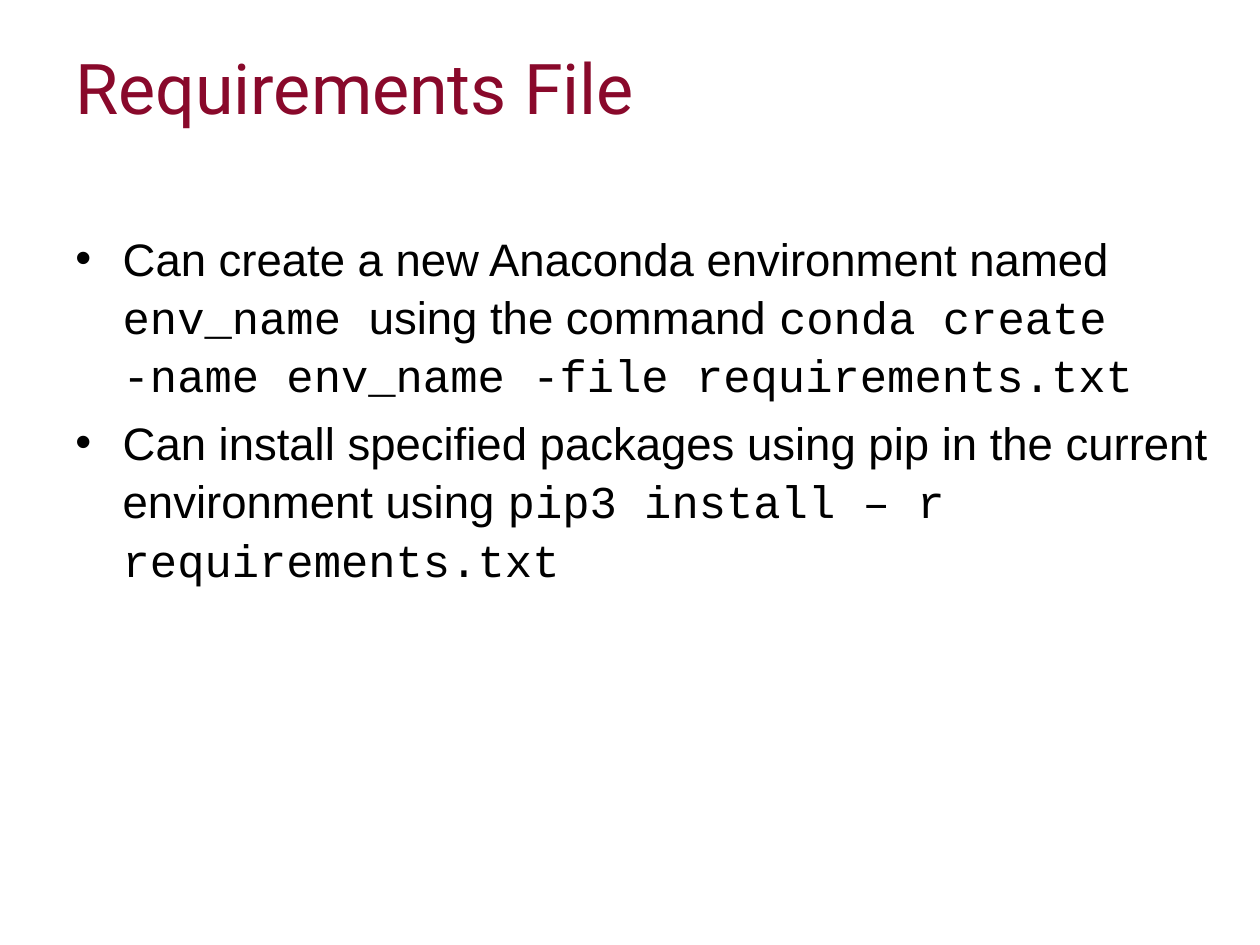
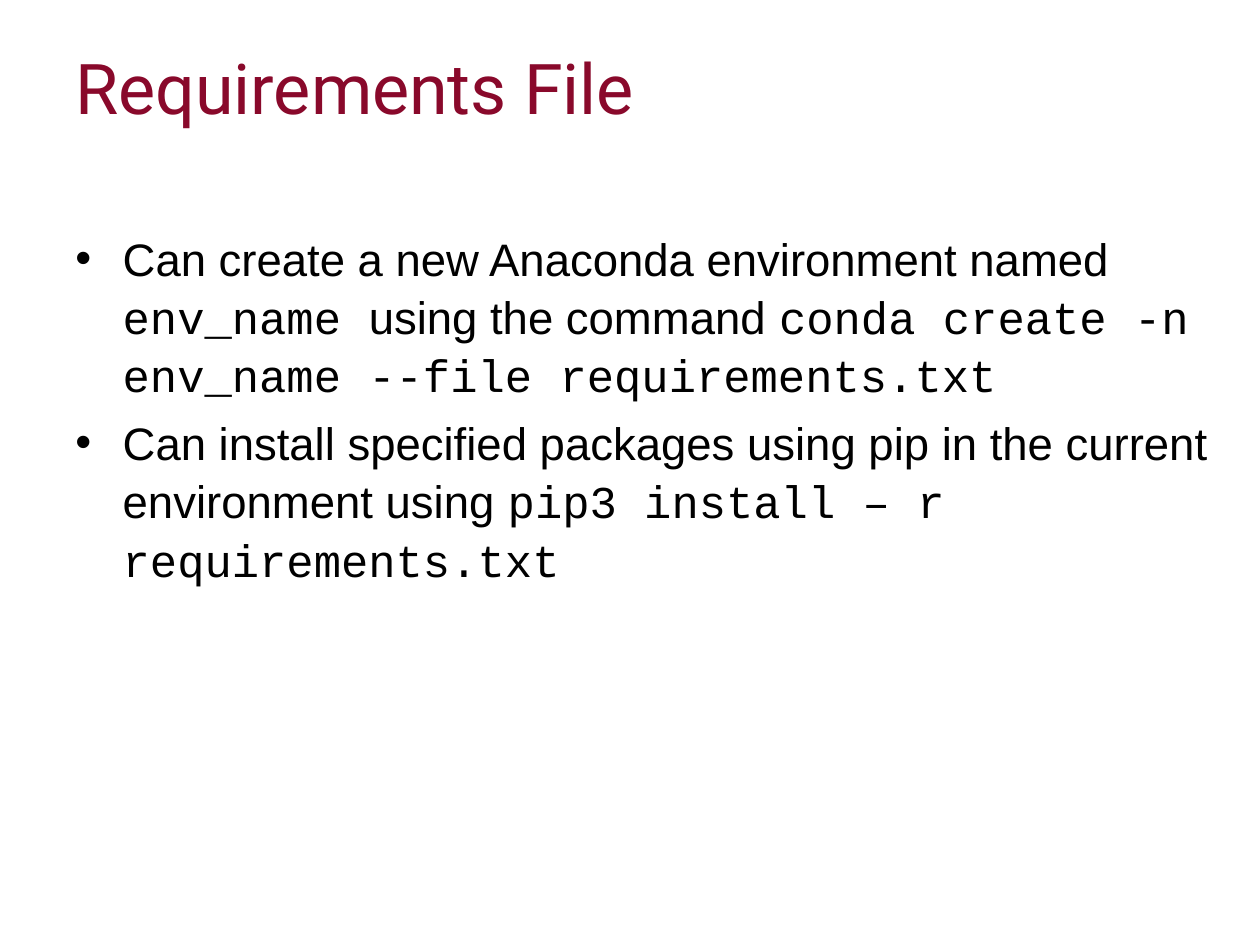
Before and after one commit to ImperialCollegeLondon/RCDS-managing-and-running-python-effectively, a slide deck: slide 17 of Managing and Running Python Effectively.pptx. Drawn at 1260x945 pixels with LibreOffice and Linux fonts; fonts in the diff are those of the drawing; background and template pictures are left out. Boxes give left, top, right and bottom in pixels: in the first picture for what was removed or moved away, otherwise in the second. Text is boxed around its words. In the diff, an @@ line names an element or a change of style, - is before the commit and + after.

```diff
--- a/Managing and Running Python Effectively.pptx
+++ b/Managing and Running Python Effectively.pptx
@@ text at [123,243,1189,402]: text changed; font Courier New to Arial @@
-• Can create a new Anaconda environment named env_name using the command conda create -name env_name -file requirements.txt
+• Can create a new Anaconda environment named env_name using the command conda create -n env_name --file requirements.txt
```
Also in this commit, not shown: 1 other slide changed, 3 other files.
